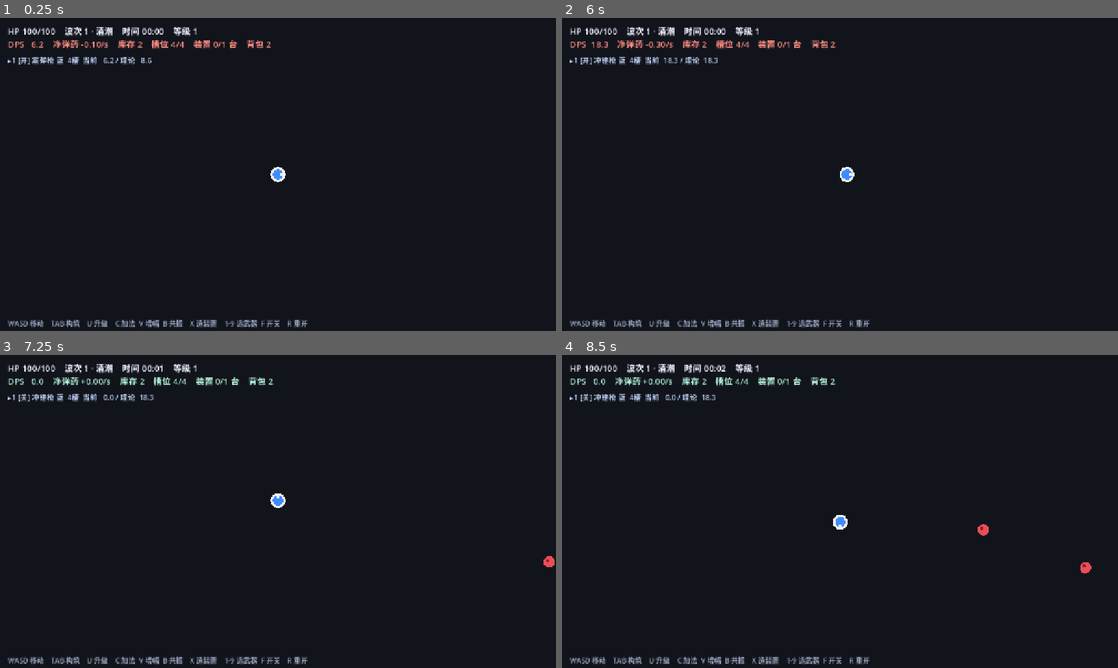
Above: before the commit, frames 1-4 (two rows, left to right).
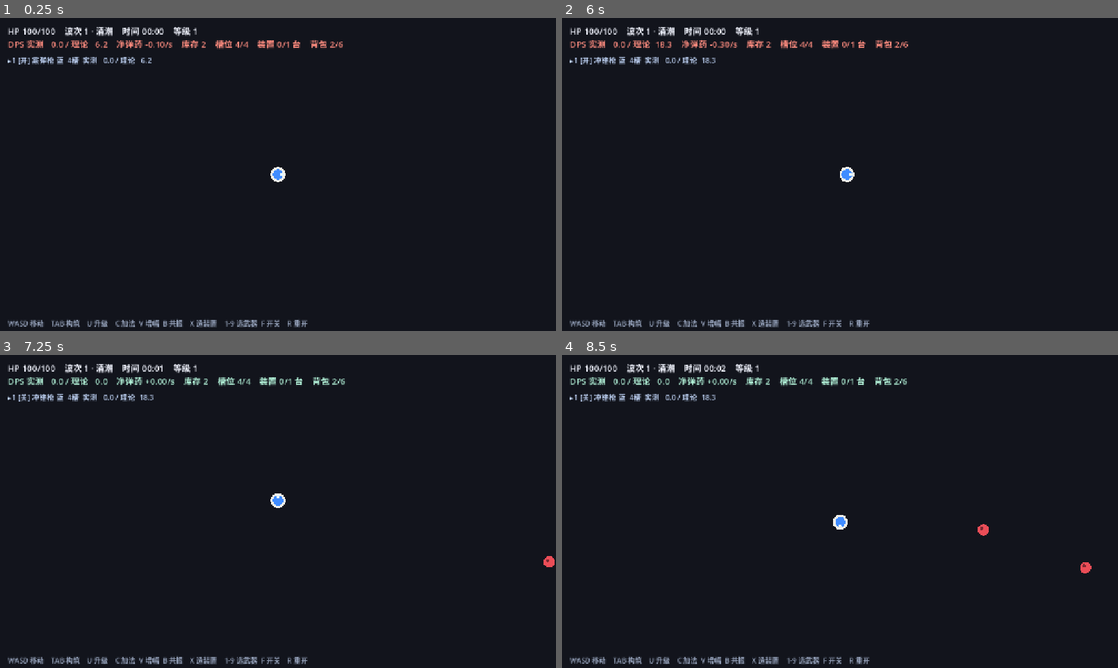
Above: after the commit, the same moments.

Repository: M1suK1/weapon-build-survivor
Game: Godot game, scene res://scenes/main.tscn
Same seed, same stepped clock (60 frames per second), same inputs: the game is played once before the commit and once after it.
Inputs:
- Up to frame 1 (0.25 s): no input
- Up to frame 2 (6 s): tap Enter at 0.5, 2.75, 4.25 s; hold D 0.53-1.28 s; tap X at 0.6, 1.35, 2.3, 3.05, 3.8, 4.55, 5.3 s; tap Space at 1.25, 3.5, 5 s; hold S 1.28-2.03 s; hold D 2.03-2.78 s; tap Tab at 2.1 s; hold W 2.78-3.53 s; tap U at 2.85 s; hold A 3.53-5.03 s; tap C at 3.6 s; tap V at 4.35 s; hold S 5.03-5.78 s; tap B at 5.1 s; hold D from 5.78 s (still down); tap R at 5.85 s
- Up to frame 3 (7.25 s): tap X at 6.05, 6.8 s; release D at 6.53 s; hold W from 6.53 s (still down); tap F at 6.6 s
- Up to frame 4 (8.5 s): release W at 7.28 s; hold D 7.28-8.03 s; tap 1 at 7.35 s; tap X at 7.55, 8.3 s; hold S from 8.03 s (still down); tap 9 at 8.1 s

The runs differ from the first frame. In frame 1, 0.9% of the frame differs, in the area x 4-62%, y 7-15%; in frame 2, 1.1%, in the area x 4-63%, y 7-15%; in frame 3, 0.9%; in frame 4, 0.9%.

Commit message:
feat(stage J): 实测 DPS 滚动窗口 + 理论 DPS 改按实装模块 + 背包上限 6 + 宝箱品质只由宝箱权重决定

Diff:
--- a/scripts/game.gd
+++ b/scripts/game.gd
@@ -97,7 +97,7 @@
 const SHOOTER_MAX := 5
 
 ## 背包：武器与合成装置共同占用容量（-1 = 先不做上限）
-var backpack_cap := -1
+var backpack_cap := 6
 var weapons: Array = []
 var weapon: Dictionary = {}
 var sel := 0
@@ -250,6 +250,8 @@
 func buy_device() -> bool:
 	if devices.size() >= DEVICE_MAX:
 		return false
+	if _backpack_used() >= backpack_cap:
+		return false
 	var cost := device_cost()
 	if inventory[1] < cost:
 		return false
@@ -424,8 +426,6 @@
 	wave = int(elapsed / WAVE_SEC) + 1
 	if wave != prev_wave:
 		_on_wave_start()
-	if not boardtest:
-		_ensure_weapon()
 	_bot_move(delta)
 	_spawn(delta)
 	_craft_tick(delta)
@@ -645,7 +645,7 @@
 		"id": id, "quality": clampi(q, 1, 5), "base": 0.0, "layout": [], "slots": [],
 		"range": float(kd["range"]), "interval": float(kd["interval"]),
 		"targets": int(kd["targets"]), "mul": float(kd["mul"]),
-		"enabled": true, "fire_t": 0.0,
+		"enabled": true, "fire_t": 0.0, "dmg": {},
 	}
 	_set_quality_of(w, q)
 	return w
@@ -678,7 +678,8 @@
 	return weapons.size() + devices.size()
 
 
-## 一把武器此刻的 DPS（多目标按分摊公式算总伤）
+## 一把武器此刻的 DPS（按板面实装模块算；多目标按分摊公式算总伤）
+## 这是「理论 DPS」：假设目标一直够、弹药一直有
 func _weapon_dps(w: Dictionary) -> float:
 	var t := int(w["targets"])
 	var hits: float = 1.0
@@ -690,28 +691,37 @@
 	return per * hits / float(w["interval"])
 
 
-## 理论 DPS：空槽按「当前能合成的最高阶」填满后能打到多少（给玩家看成长空间）
+## 理论 DPS 与 _weapon_dps 同义（v2.6 起不再假设空槽填满：那是「未来」不是「现在」）
 func _theory_dps(w: Dictionary) -> float:
-	var best := 2
-	if level >= int(CRAFT_UNLOCK[4]):
-		best = 4
-	elif level >= int(CRAFT_UNLOCK[3]):
-		best = 3
-	var fill: Array = (w["slots"] as Array).duplicate()
-	for i in fill.size():
-		if fill[i] == null:
-			fill[i] = _new_module(best)
-	var total := float(w["base"])
-	for v in _slot_out(fill, w):
-		total += float(v)
-	total *= float(w["mul"])
-	var t := int(w["targets"])
-	var hits: float = 1.0
-	if t < 0:
-		hits = 4.0
-	elif t > 1:
-		hits = float(t)
-	return total * (1.0 + 0.1 * (hits - 1.0)) / float(w["interval"])
+	return _weapon_dps(w)
+
+
+## 实测 DPS：最近 5 秒真正打出去的伤害 ÷ 5
+## 用 0.5 秒一个桶（10 个桶 = 5 秒），比存每条伤害省内存，也天然做成滚动窗口
+const DMG_BUCKET := 0.5
+const DMG_BUCKETS := 10
+
+
+func _log_damage(w: Dictionary, dmg: float) -> void:
+	if dmg <= 0.0:
+		return
+	var b := int(elapsed / DMG_BUCKET)
+	var hist: Dictionary = w["dmg"]
+	hist[b] = float(hist.get(b, 0.0)) + dmg
+	# 顺手剪掉窗口外的桶，避免字典无限长
+	for k in hist.keys():
+		if int(k) < b - DMG_BUCKETS:
+			hist.erase(k)
+
+
+func _actual_dps(w: Dictionary) -> float:
+	var b := int(elapsed / DMG_BUCKET)
+	var hist: Dictionary = w["dmg"]
+	var sum := 0.0
+	for k in hist.keys():
+		if int(k) > b - DMG_BUCKETS:
+			sum += float(hist[k])
+	return sum / (DMG_BUCKET * DMG_BUCKETS)
 
 
 func _count_in_range(r: float) -> int:
@@ -722,15 +732,10 @@
 	return n
 
 
+## v2.6 起品质只由「宝箱」决定：拿到即定死，不再跟着波次统一抬升
+## （否则抽到什么最后都是紫 5 槽，宝箱的赌性就没了）
 func _ensure_weapon() -> void:
-	var q := 3
-	for wv in QUALITY_SCHEDULE:
-		if wave >= wv:
-			q = maxi(q, int(QUALITY_SCHEDULE[wv]))
-	# 只升不降：宝箱给的品质高于当前波次基线时保留（否则随机品质毫无意义）
-	for w in weapons:
-		if q > int(w["quality"]):
-			_set_quality_of(w, q)
+	pass
 
 
 ## 相邻 = 网格曼哈顿距离 1
@@ -910,13 +915,17 @@
 				_refill(i, w)
 		var hits := float(targets.size())
 		var per: float = dmg * (1.0 + 0.1 * (hits - 1.0)) / hits
+		var dealt := 0.0
 		for e in targets:
 			if not is_instance_valid(e):
 				continue
+			# 实际打掉的血量（不超过剩余血量），否则溢出伤害会把实测 DPS 撑高
+			dealt += minf(per, maxf(float(e.hp), 0.0))
 			e.hp = float(e.hp) - per
 			e.hit = 0.18
 			if e.hp <= 0.0:
 				_kill(e)
+		_log_damage(w, dealt)
 		_add_shot(targets, w)
 
 
@@ -1010,6 +1019,38 @@
 	add_child(c)
 
 
+## 宝箱品质权重表（方案 §9.2）：白2 / 绿3 / 蓝4 / 紫5 / 金6 槽，按波次加权
+## 这是「宝箱」唯一的品质来源，不再有第二个人往回改它
+func _chest_quality() -> int:
+	var rows := [
+		[55, 35, 10, 0, 0],    # 1–5
+		[30, 42, 24, 4, 0],    # 6–10
+		[10, 35, 40, 14, 1],   # 11–15
+		[0, 20, 40, 32, 8],    # 16–20
+		[0, 10, 30, 42, 18],   # 21+
+	]
+	var idx := 0
+	if wave >= 21:
+		idx = 4
+	elif wave >= 16:
+		idx = 3
+	elif wave >= 11:
+		idx = 2
+	elif wave >= 6:
+		idx = 1
+	var w: Array = rows[idx]
+	var total := 0
+	for v in w:
+		total += int(v)
+	var roll := rng.randi() % total
+	var acc := 0
+	for i in w.size():
+		acc += int(w[i])
+		if roll < acc:
+			return i + 1
+	return 1
+
+
 ## 开箱：优先给新武器；背包满了就给一包模块
 func grant_chest(from_chest: bool = false) -> void:
 	if from_chest:
@@ -1025,14 +1066,7 @@
 	if wave >= 8:
 		pool.append("laser")
 	var id: String = pool[rng.randi() % pool.size()]
-	var q := 2
-	if wave >= 20:
-		q = 4
-	elif wave >= 10:
-		q = 3
-	# 30% 概率再高一档，让开箱有惊喜
-	if rng.randf() < 0.3:
-		q = mini(5, q + 1)
+	var q := _chest_quality()
 	var w := _make_weapon(id, q)
 	w["slots"][0] = _new_module(1)
 	weapons.append(w)
@@ -1326,7 +1360,7 @@
 	inventory[tier] += 1
 
 
-## 总 DPS：所有启用武器之和（多目标按分摊公式）
+## 总理论 DPS：所有启用武器之和（按板面实装模块算）
 func cur_dps() -> float:
 	var s := 0.0
 	for w in weapons:
@@ -1335,6 +1369,15 @@
 	return s
 
 
+## 总实测 DPS：最近 5 秒真实伤害之和（HUD 主指标）
+func cur_actual_dps() -> float:
+	var s := 0.0
+	for w in weapons:
+		if bool(w["enabled"]):
+			s += _actual_dps(w)
+	return s
+
+
 ## 总弹药消耗/秒：每把启用武器各自按「每次开火每个模块 -1」累加
 func cur_burn() -> float:
 	var b := 0.0
@@ -1364,8 +1407,8 @@
 	]
 	var net := cur_drop() - cur_burn()
 	var sign_s := "+" if net >= 0.0 else ""
-	hud_ammo.text = "DPS %5.1f    净弹药 %s%.2f/s    库存 %d    槽位 %d/%d" % [
-		cur_dps(), sign_s, net, _inv_total(),
+	hud_ammo.text = "DPS 实测 %5.1f / 理论 %5.1f    净弹药 %s%.2f/s    库存 %d    槽位 %d/%d" % [
+		cur_actual_dps(), cur_dps(), sign_s, net, _inv_total(),
 		_count_filled(), weapon.slots.size()
 	]
 	if _count_filled() == 0:
@@ -1379,7 +1422,8 @@
 	_refresh_weapon_panel()
 
 
-## 左侧武器栏：每把武器一行，显示开关状态与「当前 DPS / 理论 DPS」
+## 左侧武器栏：每把武器一行，显示开关状态与「实测 DPS / 理论 DPS」
+## 实测 > 理论 通常是多目标溢出或溅射；实测 << 理论 通常是没目标空转或弹药断档
 func _refresh_weapon_panel() -> void:
 	if wpanel == null:
 		return
@@ -1389,12 +1433,12 @@
 		var kd: Dictionary = WEAPONS[w["id"]]
 		var on: bool = bool(w["enabled"])
 		var mark := "▸" if i == sel else " "
-		var cur := _weapon_dps(w) if on else 0.0
-		var th := _theory_dps(w)
+		var actual := _actual_dps(w) if on else 0.0
+		var theory := _theory_dps(w)
 		var state := "[开]" if on else "[关]"
-		s += "%s%d %s %s %s  %s  当前 %5.1f / 理论 %5.1f\n" % [
+		s += "%s%d %s %s %s  %s  实测 %5.1f / 理论 %5.1f\n" % [
 			mark, i + 1, state, str(kd["name"]), QUALITY_NAME[int(w["quality"])],
-			("%d槽" % (w["slots"] as Array).size()), cur, th
+			("%d槽" % (w["slots"] as Array).size()), actual, theory
 		]
 	wpanel.text = s
 	wpanel.modulate = Color(1, 1, 1, 0.95)
